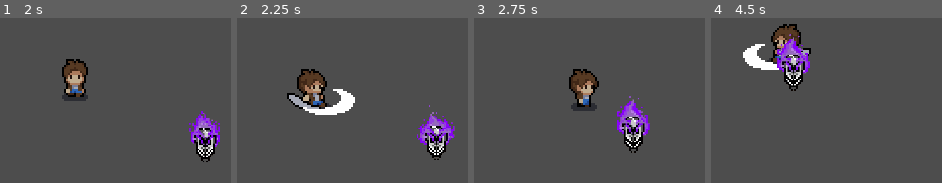
Above: before the commit, frames 1-4 (left to right).
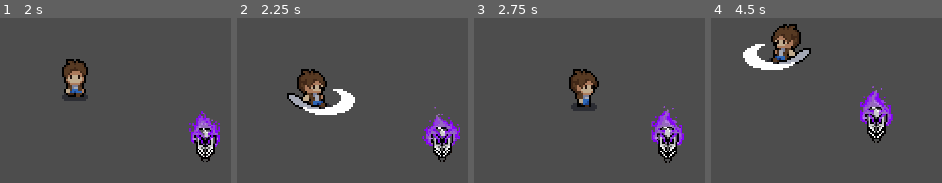
Above: after the commit, the same moments.

Repository: mateus-hba/Gamejam_2024
Game: Godot game, scene res://levels/scenes/level_test.tscn
Same seed, same stepped clock (60 frames per second), same inputs: the game is played once before the commit and once after it. The project has no main scene, so this scene is started directly.
Inputs:
- Up to frame 1 (2 s): hold D (move_right) 0.53-1.28 s; tap Space (attack) at 0.6, 1.35 s; hold S (move_down) from 1.28 s (still down)
- Up to frame 2 (2.25 s): release S (move_down) at 2.03 s; hold D (move_right) from 2.03 s (still down); tap Space (attack) at 2.1 s
- Up to frame 3 (2.75 s): keep holding D (move_right)
- Up to frame 4 (4.5 s): release D (move_right) at 2.78 s; hold W (move_up) 2.78-3.53 s; tap Space (attack) at 2.85, 3.6, 4.35 s; hold A (move_left) from 3.53 s (still down)

Frame 1 is identical in both runs. In frame 2, 3.0% of the frame differs, in the area x 77-97%, y 52-88%; in frame 3, 5.2%; in frame 4, 5.3%, in the area x 28-79%, y 9-76%.

Commit message:
Ajustes caixas de colisão do player e crânio voador

Diff:
--- a/character/scenes/flying_skull.tscn
+++ b/character/scenes/flying_skull.tscn
@@ -55,9 +55,9 @@
 transitions = ["Start", "idle 2", SubResource("AnimationNodeStateMachineTransition_ix0hh")]
 graph_offset = Vector2(-74, -19)
 
-[sub_resource type="CapsuleShape2D" id="CapsuleShape2D_8cyba"]
-radius = 3.0
-height = 10.0
+[sub_resource type="CapsuleShape2D" id="CapsuleShape2D_l2yge"]
+radius = 16.0
+height = 48.0
 
 [sub_resource type="CircleShape2D" id="CircleShape2D_1x86m"]
 radius = 61.0082
@@ -89,14 +89,17 @@
 [node name="CollisionShape2D" type="CollisionShape2D" parent="."]
 show_behind_parent = true
 position = Vector2(-1, 0)
-shape = SubResource("CapsuleShape2D_8cyba")
+shape = SubResource("CapsuleShape2D_l2yge")
+debug_color = Color(0, 0.6, 0.701961, 0.419608)
 
 [node name="DetectionArea" type="Area2D" parent="."]
 collision_layer = 0
 
 [node name="Collision" type="CollisionShape2D" parent="DetectionArea"]
 show_behind_parent = true
+position = Vector2(0, 1)
 shape = SubResource("CircleShape2D_1x86m")
+debug_color = Color(0.631373, 0.52549, 0.207843, 0.419608)
 
 [connection signal="body_entered" from="DetectionArea" to="." method="_on_detection_area_body_entered"]
 [connection signal="body_exited" from="DetectionArea" to="." method="_on_detection_area_body_exited"]
--- a/character/scripts/flying_skull.gd
+++ b/character/scripts/flying_skull.gd
@@ -2,7 +2,7 @@
 class_name FlyingSkull
 
 var _player_ref = null
-var _move_speed = 40
+var _move_speed = 10
 
 @export_category("Objects")
 @export var _texture: Sprite2D = null
Not shown: 2 places in character/scenes/character.tscn that only renumber resources
